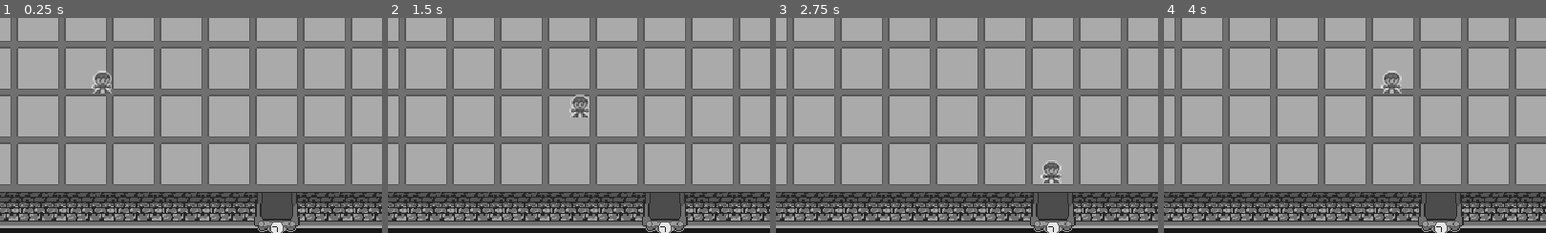
Above: before the commit, frames 1-4 (left to right).
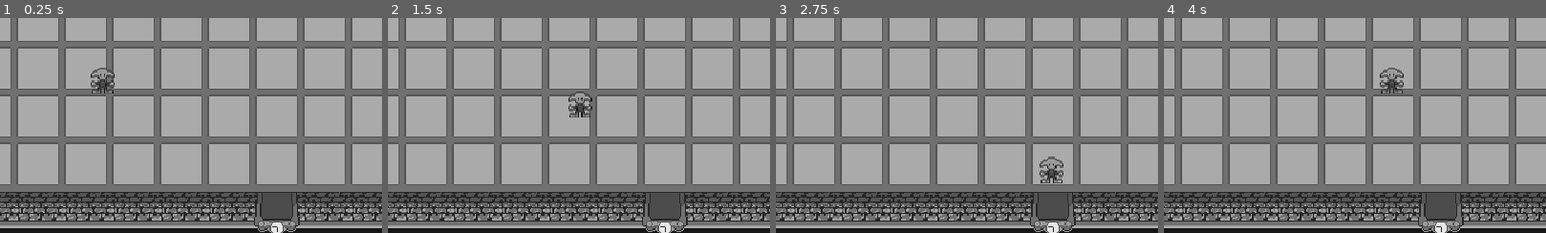
Above: after the commit, the same moments.

Repository: JakeSlaght/rpg2
Game: Godot game, scene res://src/core/main_game.tscn
The game is run twice, just before and just after one commit, with the same random seed, the same clock (stepped at 60 frames per second) and the same inputs.
Inputs:
- Up to frame 1 (0.25 s): no input
- Up to frame 2 (1.5 s): tap Enter at 0.5 s; hold D (move_right) 0.53-1.28 s; hold S (move_down) from 1.28 s (still down)
- Up to frame 3 (2.75 s): release S (move_down) at 2.03 s; hold D (move_right) from 2.03 s (still down)
- Up to frame 4 (4 s): release D (move_right) at 2.78 s; hold W (move_up) 2.78-3.53 s; hold A (move_left) from 3.53 s (still down)
The pictures show only the part of the screen within x 11-61%, y 49-99%; the shares and areas given below are measured in that part.

The runs differ from the first frame. In frame 1, 0.5% of the frame differs, in the area x 23-30%, y 23-36%; in frame 2, 0.5%; in frame 3, 0.5%, in the area x 69-76%, y 64-77%; in frame 4, 0.5%.

Commit message:
chore: updated the character

Diff:
--- a/rpg-2/src/gameplay/Player/player.tscn
+++ b/rpg-2/src/gameplay/Player/player.tscn
@@ -5,7 +5,7 @@
 
 [sub_resource type="AtlasTexture" id="AtlasTexture_0sdp8"]
 atlas = ExtResource("2_2cd5h")
-region = Rect2(0, 0, 17, 23)
+region = Rect2(0, 0, 24, 23)
 
 [sub_resource type="SpriteFrames" id="SpriteFrames_2b7q4"]
 animations = [{
Binary file changed: rpg-2/assets/characters/character-standin.png
Not shown, changed: rpg-2/assets/characters/character-standin.pdn
